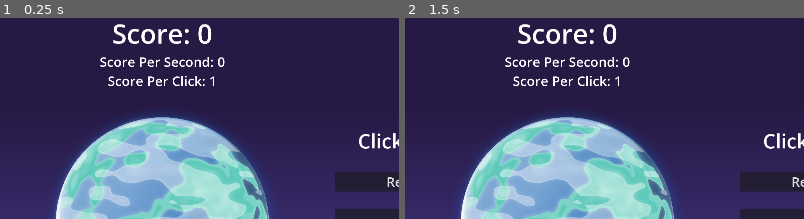
Above: before the commit, frames 1-2 (left to right).
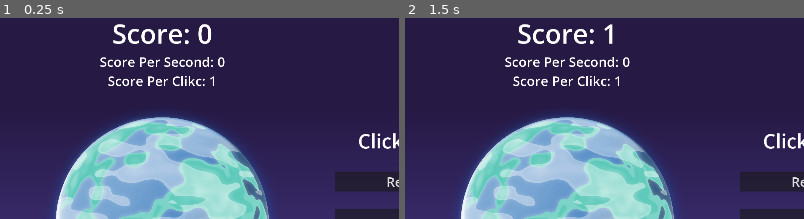
Above: after the commit, the same moments.

Repository: JStaed/planet-clicker-implementation
Game: Godot game, scene res://scenes/main.tscn
Same seed, same stepped clock (60 frames per second), same inputs: the game is played once before the commit and once after it.
Inputs (mouse positions are % of the whole screen's width and height, from its top left):
- Up to frame 1 (0.25 s): no input
- Up to frame 2 (1.5 s): click (50, 51) at 0.5 s; click "Satellite" at 1.25 s
The pictures show only the part of the screen within x 30-80%, y 0-50%; the shares and areas given below are measured in that part.

The runs differ from the first frame. In frame 1, 0.1% of the frame differs, in the area x 47-51%, y 28-34%; in frame 2, 0.3%, in the area x 47-53%, y 2-34%.

Commit message:
Planet button implementation

Diff:
--- a/scenes/main.tscn
+++ b/scenes/main.tscn
@@ -1,6 +1,7 @@
 [gd_scene format=3 uid="uid://b8ae071qdtqmx"]
 
 [ext_resource type="PackedScene" uid="uid://d33sg7aanijho" path="res://prefabs/spacer.tscn" id="1_o5qli"]
+[ext_resource type="Script" uid="uid://bcrgqd6s85fh4" path="res://scripts/game.gd" id="1_o6xl0"]
 [ext_resource type="Texture2D" uid="uid://c8l05r1uqvjag" path="res://planet-sprites/planet00.png" id="2_0wfyh"]
 [ext_resource type="Theme" uid="uid://p8tj8rqn8kvy" path="res://resources/ShopLabelTheme.tres" id="2_jyhfs"]
 [ext_resource type="Theme" uid="uid://doenlf68pau7h" path="res://resources/ButtonTheme.tres" id="2_sugp2"]
@@ -32,6 +33,7 @@
 offset_right = 3840.0
 offset_bottom = 2160.0
 scale = Vector2(0.5, 0.5)
+script = ExtResource("1_o6xl0")
 
 [node name="HBoxContainer" type="HBoxContainer" parent="CanvasLayer/Control" unique_id=1223666163]
 layout_mode = 0
@@ -201,3 +203,5 @@
 [node name="Spacer4" parent="CanvasLayer/Control/HBoxContainer" unique_id=1108597796 instance=ExtResource("1_o5qli")]
 layout_mode = 2
 size_flags_stretch_ratio = 0.2
+
+[connection signal="pressed" from="CanvasLayer/Control/HBoxContainer/Middle/PlanetButton" to="CanvasLayer/Control" method="_on_planet_button_pressed"]
--- /dev/null
+++ b/scripts/game.gd
@@ -0,0 +1,19 @@
+extends Control
+
+
+var score: int = 0
+var score_per_second: int = 0
+var score_per_click: int = 1
+
+func _ready() -> void:
+	update_labels()
+
+func _on_planet_button_pressed() -> void:
+	score += score_per_click
+	update_labels()
+
+
+func update_labels() -> void:
+	$HBoxContainer/Middle/Score.text = "Score: " + str(score)
+	$HBoxContainer/Middle/ScorePerSecond.text = "Score Per Second: " + str(score_per_second)
+	$HBoxContainer/Middle/ScorePerClick.text = "Score Per Clikc: " + str(score_per_click)
Not shown, added: scripts/game.gd.uid
